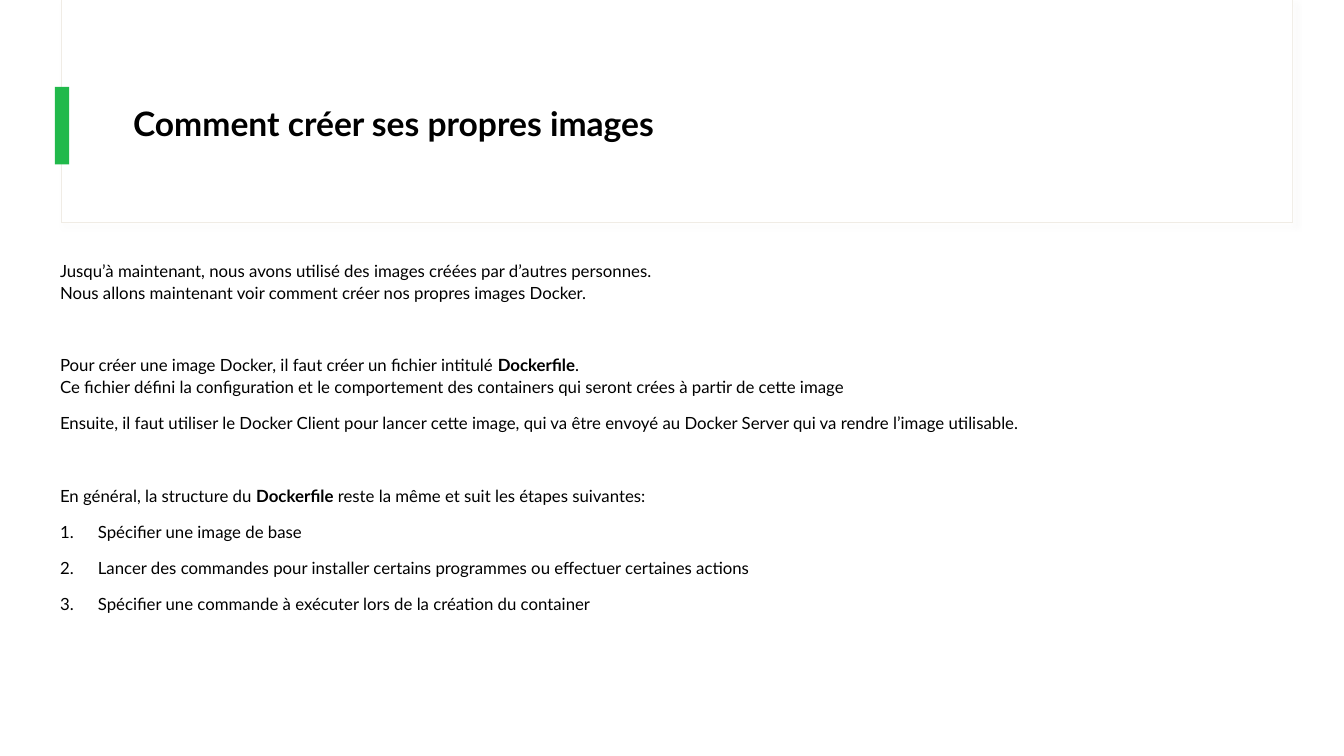
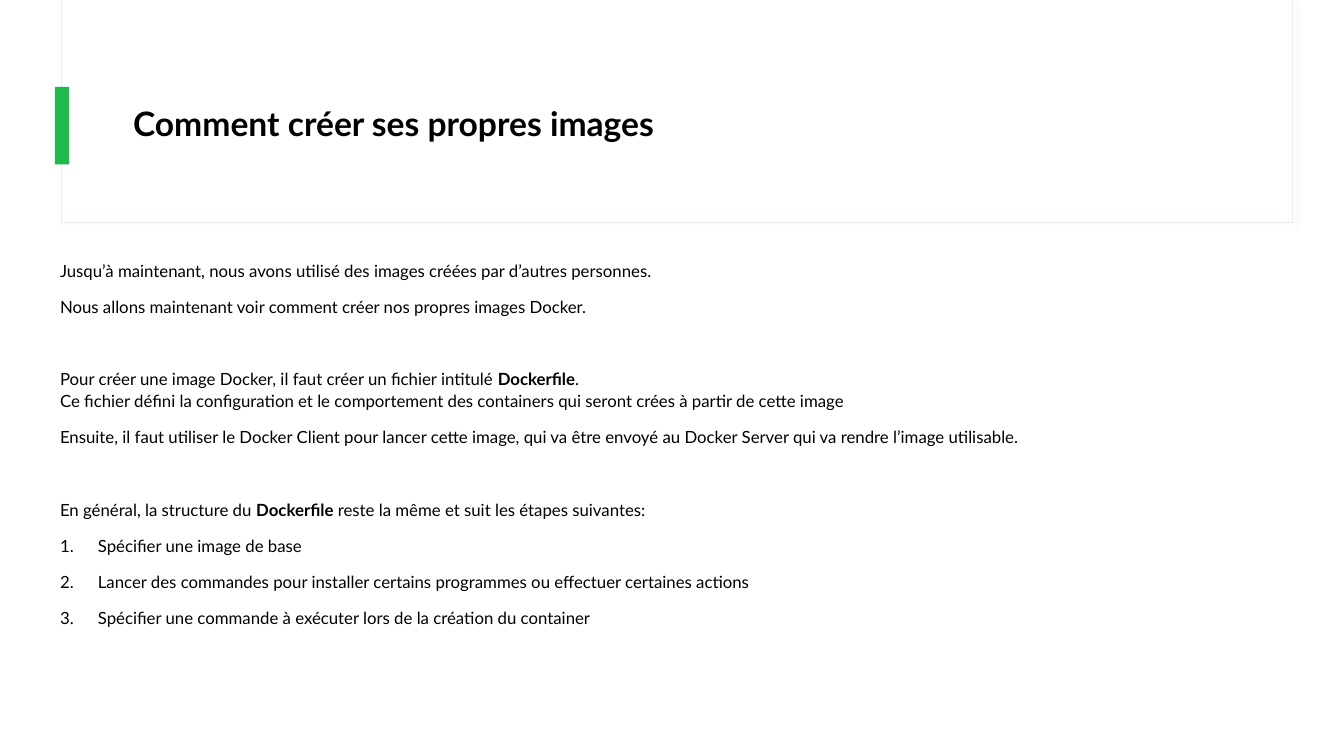
Before and after one commit to IPSSIASIDEV2/Jedy-DockerKubernetes-Formation, a slide deck: slide 18 of Cours/Cours.pptx. Drawn at 1344x756 pixels with LibreOffice and Linux fonts; fonts in the diff are those of the drawing. Boxes give left, top, right and bottom in pixels: in the first picture for what was removed or moved away, otherwise in the second. Text is boxed around its words. In the diff, an @@ line names an element or a change of style, - is before the commit and + after.

```diff
--- a/Cours/Cours.pptx
+++ b/Cours/Cours.pptx
@@ text at (x1=60, y1=264, x2=651, y2=316): text changed @@
-Jusqu’à maintenant, nous avons utilisé des images créées par d’autres personnes.
-Nous allons maintenant voir comment créer nos propres images Docker.
+Jusqu’à maintenant, nous avons utilisé des images créées par d’autres personnes.
+Nous allons maintenant voir comment créer nos propres images Docker.
```
Also in this commit, not shown: 7 other slides changed, 1 slide added, 2 slides removed, 6 other files.
